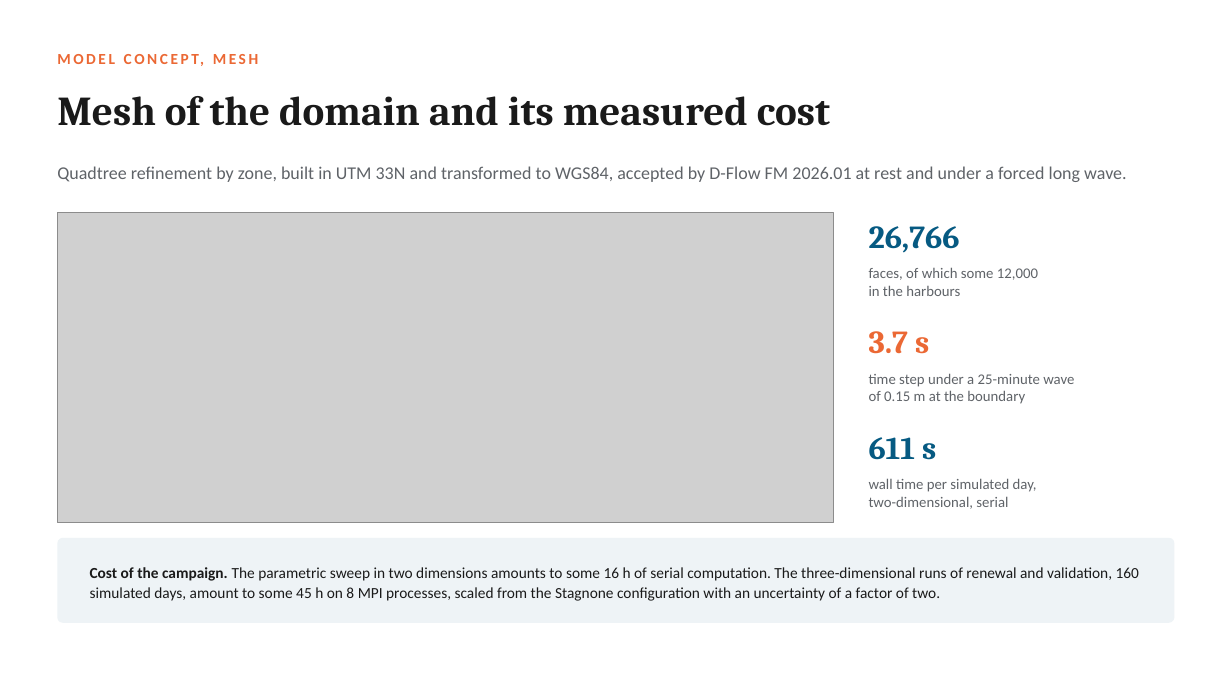
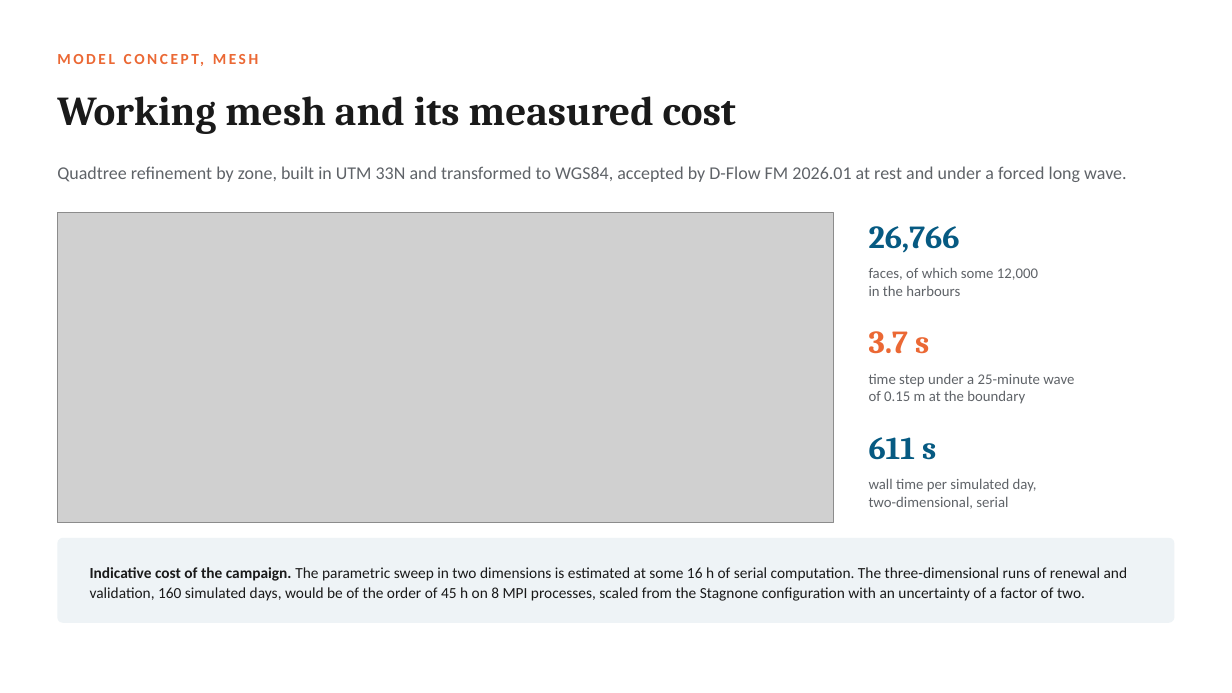
Before and after one commit to cicero-martins/MaltaDT, a slide deck: slide 11 of docs/valletta_model_concept_2026-10-08.pptx. Drawn at 1232x693 pixels with LibreOffice and Linux fonts; fonts in the diff are those of the drawing; grey boxes stand for pictures. Boxes give left, top, right and bottom in pixels: in the first picture for what was removed or moved away, otherwise in the second. Text is boxed around its words. In the diff, an @@ line names an element or a change of style, - is before the commit and + after.

Commit message:
docs(deck): state the results of the full deck as preliminary
The full deck presented one-dimensional estimates, a single-gauge
spectrum and an idealised boundary test as settled findings. The wording
now matches the short version: estimates as estimates, the domain and
the design as proposals, the readings of the Senglea spectrum as
provisional, and the boundary as a working configuration. The cover
edited in PowerPoint is carried over by copy_deck_cover.ps1.

```diff
--- a/docs/valletta_model_concept_2026-10-08.pptx
+++ b/docs/valletta_model_concept_2026-10-08.pptx
@@ text at (x1=57, y1=96, x2=736, y2=134): text changed @@
-Mesh of the domain and its measured cost
+Working mesh and its measured cost
@@ text at (x1=90, y1=567, x2=1128, y2=601): text changed @@
-Cost of the campaign. The parametric sweep in two dimensions amounts to some 16 h of serial computation. The three-dimensional runs of renewal and validation, 160 simulated days, amount to some 45 h on 8 MPI processes, scaled from the Stagnone configuration with an uncertainty of a factor of two.
+Indicative cost of the campaign. The parametric sweep in two dimensions is estimated at some 16 h of serial computation. The three-dimensional runs of renewal and validation, 160 simulated days, would be of the order of 45 h on 8 MPI processes, scaled from the Stagnone configuration with an uncertainty of a factor of two.
```
Also in this commit, not shown: 14 other slides changed, 1 other file.
